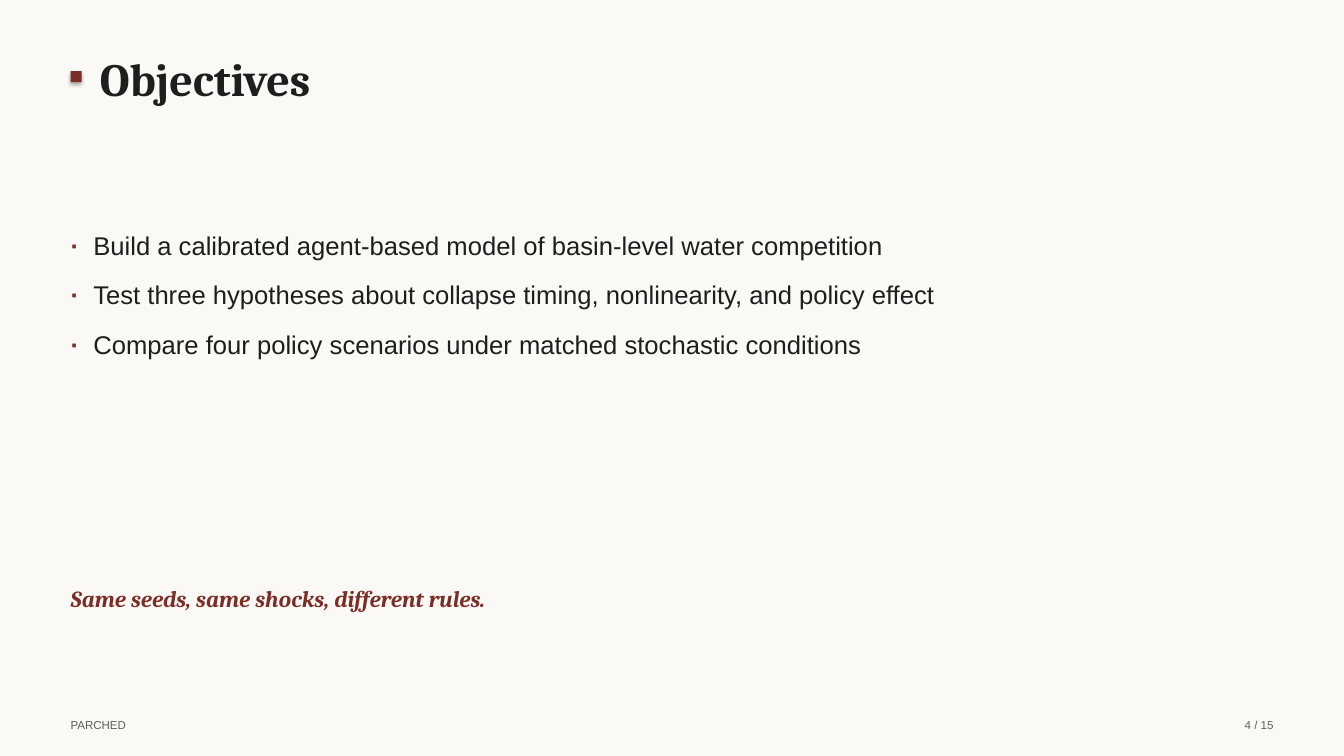
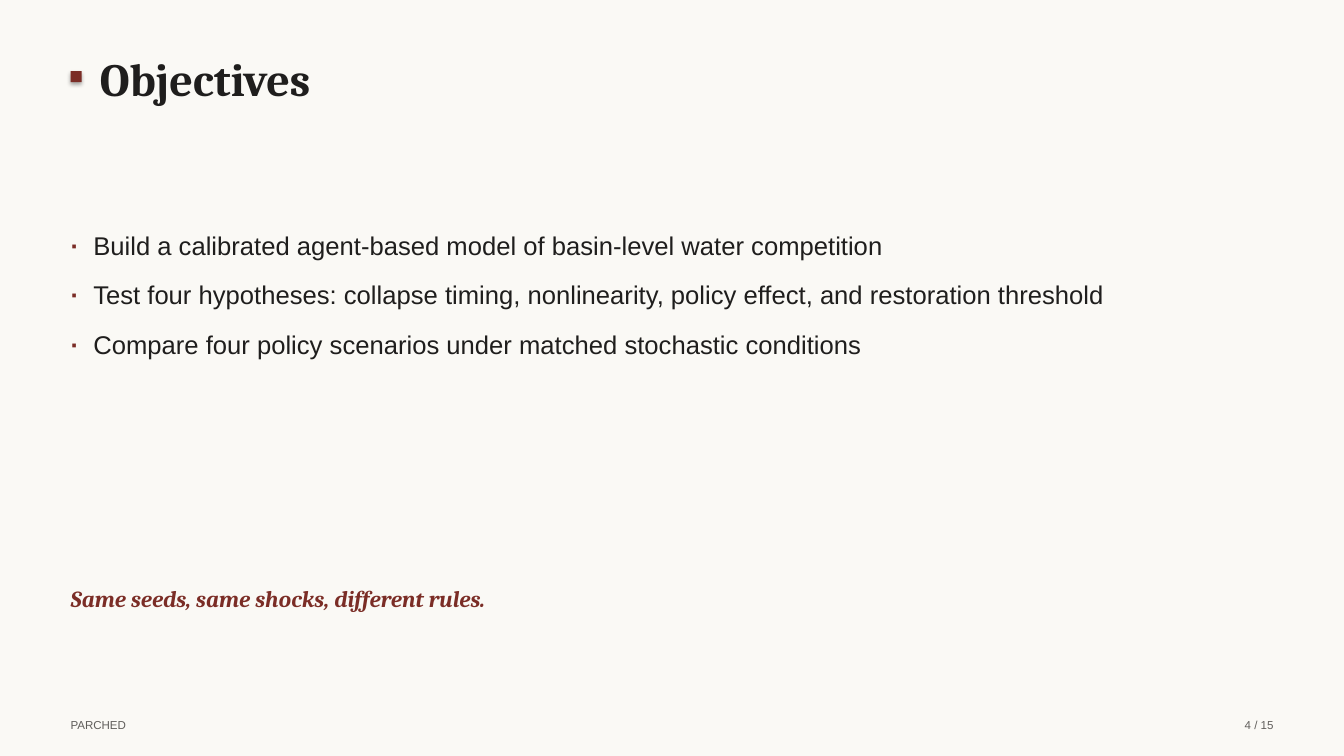
Before and after one commit to cup-noodlehS/ABM-project, a slide deck: slide 4 of presentation/PARCHED_final.pptx. Drawn at 1344x756 pixels with LibreOffice and Linux fonts; fonts in the diff are those of the drawing. Boxes give left, top, right and bottom in pixels: in the first picture for what was removed or moved away, otherwise in the second. Text is boxed around its words. In the diff, an @@ line names an element or a change of style, - is before the commit and + after.

```diff
--- a/presentation/PARCHED_final.pptx
+++ b/presentation/PARCHED_final.pptx
@@ text at [93,285,1103,310]: text changed @@
-· Test three hypotheses about collapse timing, nonlinearity, and policy effect
+· Test four hypotheses: collapse timing, nonlinearity, policy effect, and restoration threshold
```
Also in this commit, not shown: 3 other slides changed, 2 other files.
